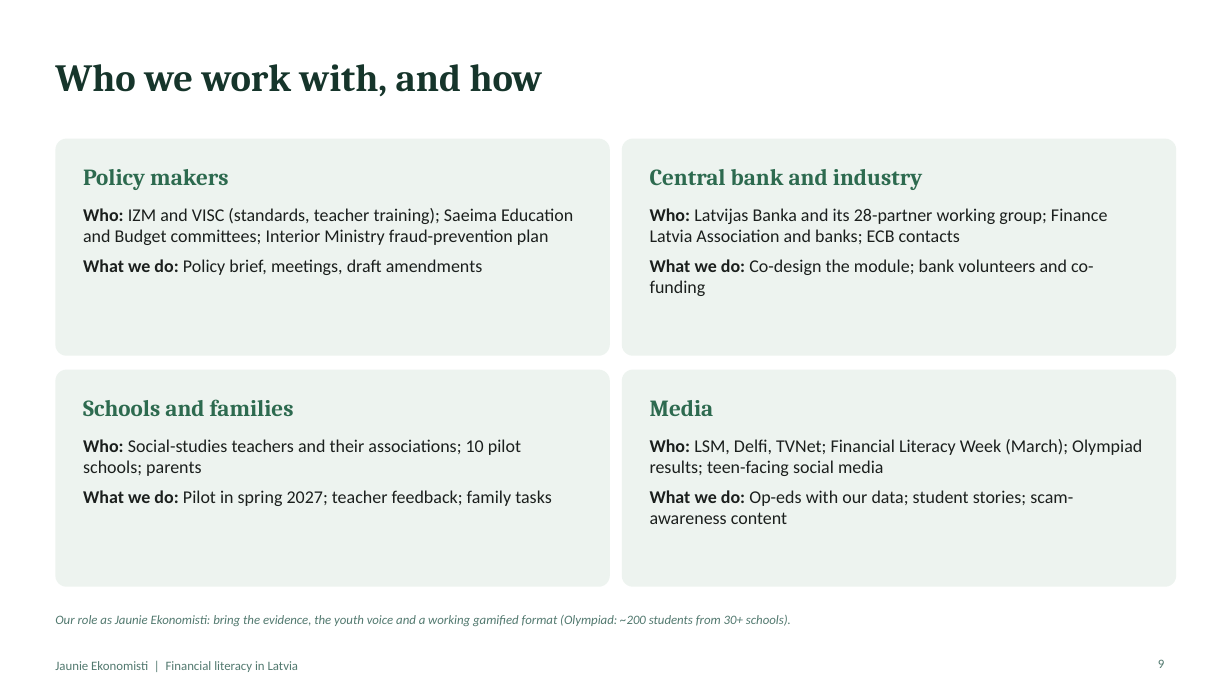
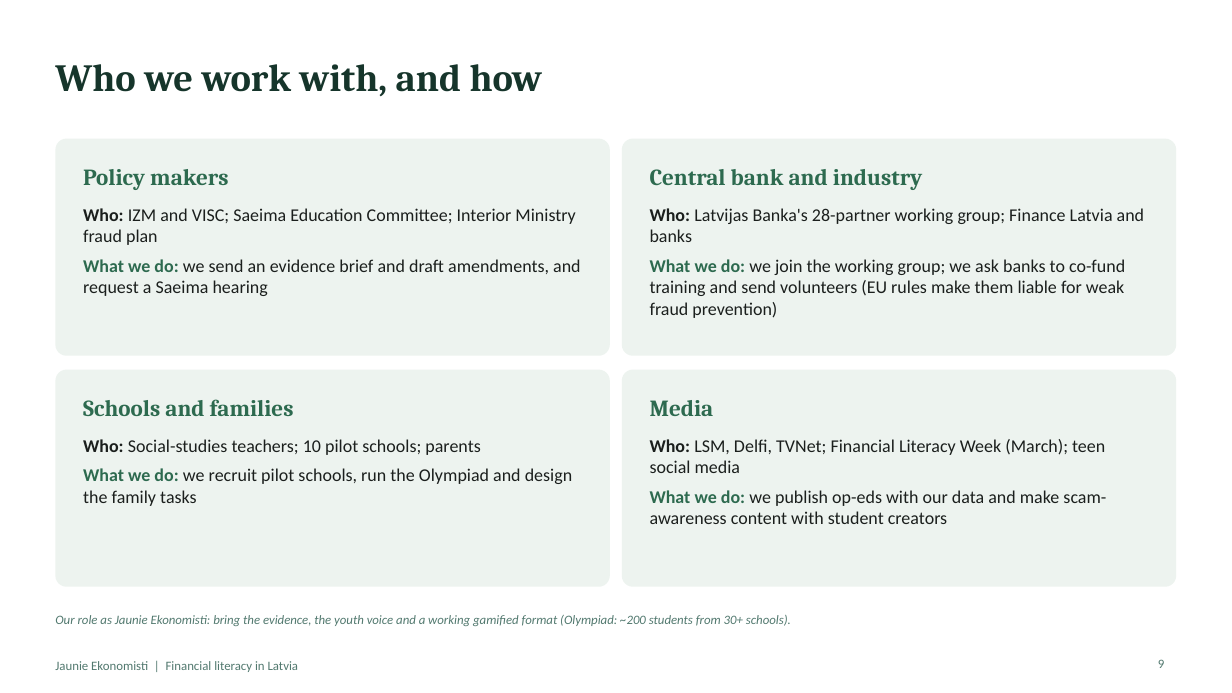
Before and after one commit to ArtisLV890/Elective-Impact-Making-for-the-Competitiveness-and-Data-Driven-Decisions-2026-2027, a slide deck: slide 9 of financial-literacy/presentation/Financial literacy in Latvia - presentation.pptx. Drawn at 1232x693 pixels with LibreOffice and Linux fonts; fonts in the diff are those of the drawing. Boxes give left, top, right and bottom in pixels: in the first picture for what was removed or moved away, otherwise in the second. Text is boxed around its words. In the diff, an @@ line names an element or a change of style, - is before the commit and + after.

```diff
--- a/financial-literacy/presentation/Financial literacy in Latvia - presentation.pptx
+++ b/financial-literacy/presentation/Financial literacy in Latvia - presentation.pptx
@@ text at (x1=83, y1=208, x2=580, y2=296): text changed @@
-Who: IZM and VISC (standards, teacher training); Saeima Education and Budget committees; Interior Ministry fraud-prevention plan
-What we do: Policy brief, meetings, draft amendments
+Who: IZM and VISC; Saeima Education Committee; Interior Ministry fraud plan
+What we do: we send an evidence brief and draft amendments, and request a Saeima hearing
@@ text at (x1=650, y1=208, x2=1144, y2=318): text changed @@
-Who: Latvijas Banka and its 28-partner working group; Finance Latvia Association and banks; ECB contacts
-What we do: Co-design the module; bank volunteers and co-funding
+Who: Latvijas Banka's 28-partner working group; Finance Latvia and banks
+What we do: we join the working group; we ask banks to co-fund training and send volunteers (EU rules make them liable for weak fraud prevention)
@@ text at (x1=83, y1=439, x2=572, y2=506): text changed @@
-Who: Social-studies teachers and their associations; 10 pilot schools; parents
-What we do: Pilot in spring 2027; teacher feedback; family tasks
+Who: Social-studies teachers; 10 pilot schools; parents
+What we do: we recruit pilot schools, run the Olympiad and design the family tasks
@@ text at (x1=650, y1=439, x2=1106, y2=524): text changed @@
-Who: LSM, Delfi, TVNet; Financial Literacy Week (March); Olympiad results; teen-facing social media
-What we do: Op-eds with our data; student stories; scam-awareness content
+Who: LSM, Delfi, TVNet; Financial Literacy Week (March); teen social media
+What we do: we publish op-eds with our data and make scam-awareness content with student creators
```
Also in this commit, not shown: 7 other slides changed, 2 slides added, 1 other file.
